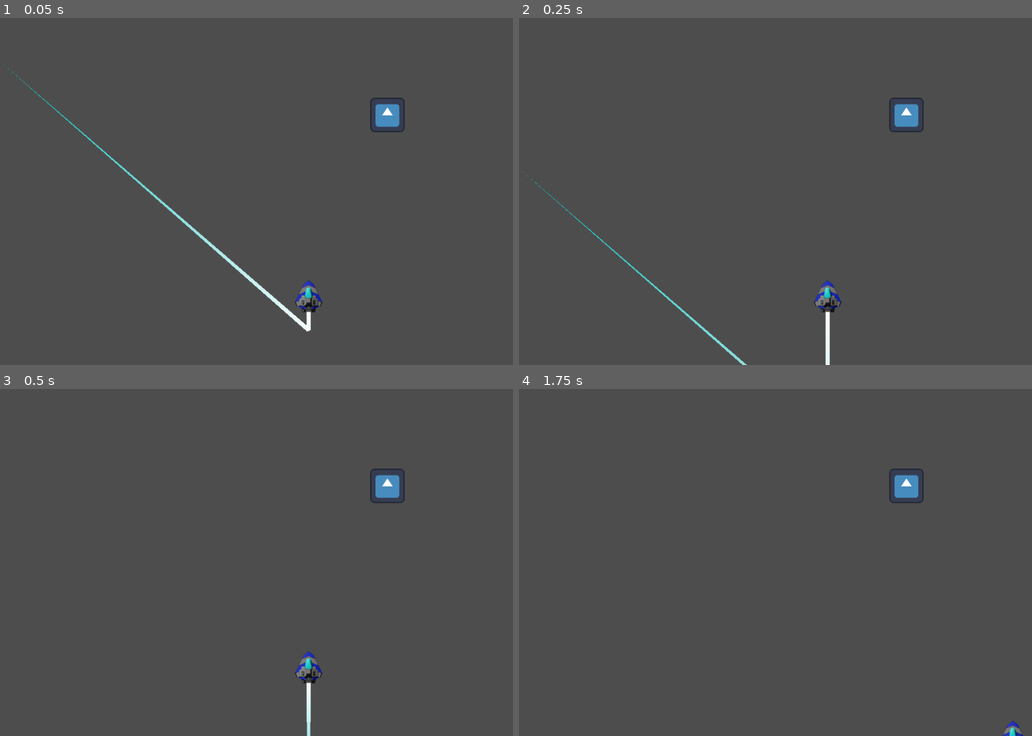
Above: before the commit, frames 1-4 (two rows, left to right).
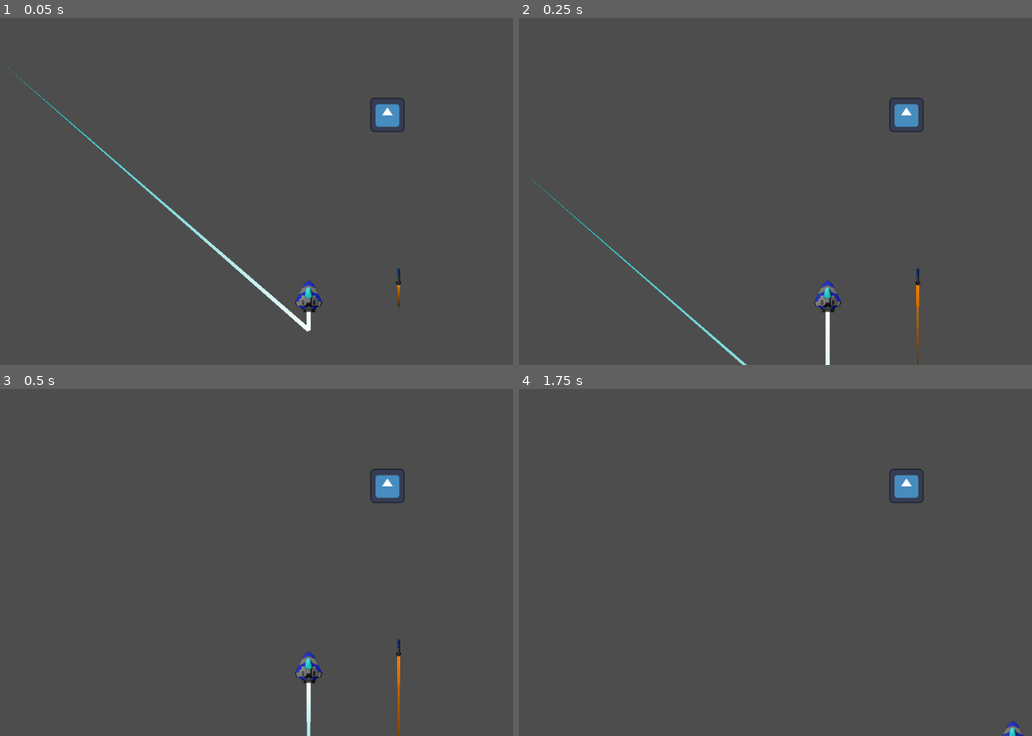
Above: after the commit, the same moments.

Repository: chessisme/Game
Game: Godot game, scene res://Scenes/Level.tscn
Two runs of this game, one before a commit and one after it. Both use one fixed random seed, a clock stepped at 60 frames per second and the inputs below. The engine's default icon, where the game draws it, is replaced by a stand-in: a white triangle on a blue panel in a dark square.
Inputs:
- Up to frame 1 (0.05 s): no input
- Up to frame 2 (0.25 s): no input
- Up to frame 3 (0.5 s): no input
- Up to frame 4 (1.75 s): hold D (Move Right) 0.53-1.28 s; hold Space (Dodge) 0.53-1.28 s; hold S (Move Backward) from 1.28 s (still down); tap Space (Dodge) at 1.35 s

The runs differ from the first frame. In frame 1, less than 0.1% of the frame differs, in the area x 77-79%, y 72-84%; in frame 2, 0.1%; in frame 3, 0.2%, in the area x 77-79%, y 72-100%; in frame 4, nothing differs.

Commit message:
missile up

Diff:
--- a/Scenes/Level.tscn
+++ b/Scenes/Level.tscn
@@ -1,8 +1,9 @@
-[gd_scene load_steps=4 format=3 uid="uid://rg6opusri15a"]
+[gd_scene load_steps=5 format=3 uid="uid://rg6opusri15a"]
 
 [ext_resource type="PackedScene" uid="uid://c8vkxrhkn1x14" path="res://Scenes/player.tscn" id="1_0ba56"]
 [ext_resource type="Script" uid="uid://biiws1ceu152u" path="res://Scripts/camera_2d.gd" id="1_vsvp5"]
 [ext_resource type="PackedScene" uid="uid://cb0w6yiisdcrp" path="res://Scenes/Enemy.tscn" id="3_8rbpu"]
+[ext_resource type="PackedScene" uid="uid://bvbfkl3o0md70" path="res://Scenes/Weapons/Player/playerMissile.tscn" id="4_fuudy"]
 
 [node name="Node2D" type="Node2D"]
 
@@ -15,3 +16,6 @@
 
 [node name="RigidBody2D" parent="." instance=ExtResource("3_8rbpu")]
 position = Vector2(723, 181)
+
+[node name="Missile" parent="." instance=ExtResource("4_fuudy")]
+position = Vector2(744, 516)
--- a/Scenes/Weapons/Player/playerMissile.tscn
+++ b/Scenes/Weapons/Player/playerMissile.tscn
@@ -35,6 +35,7 @@
 height = 32.0
 
 [node name="Missile" type="RigidBody2D"]
+gravity_scale = 0.0
 script = ExtResource("1_cqt8b")
 
 [node name="Trail2D" parent="." instance=ExtResource("1_20d8b")]
--- a/Scripts/missile.gd
+++ b/Scripts/missile.gd
@@ -14,6 +14,7 @@
 	animation_player.play()
 
 func _process(delta: float) -> void:
+	position.y = position.y - speed * delta
 	pass
 
 func Detonate() -> void:
